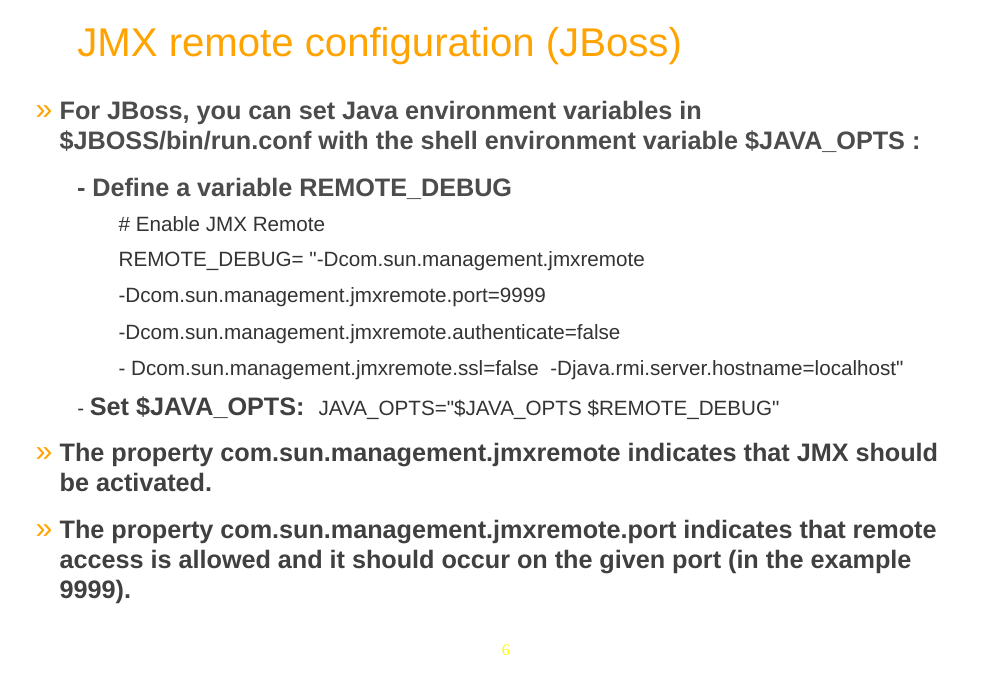
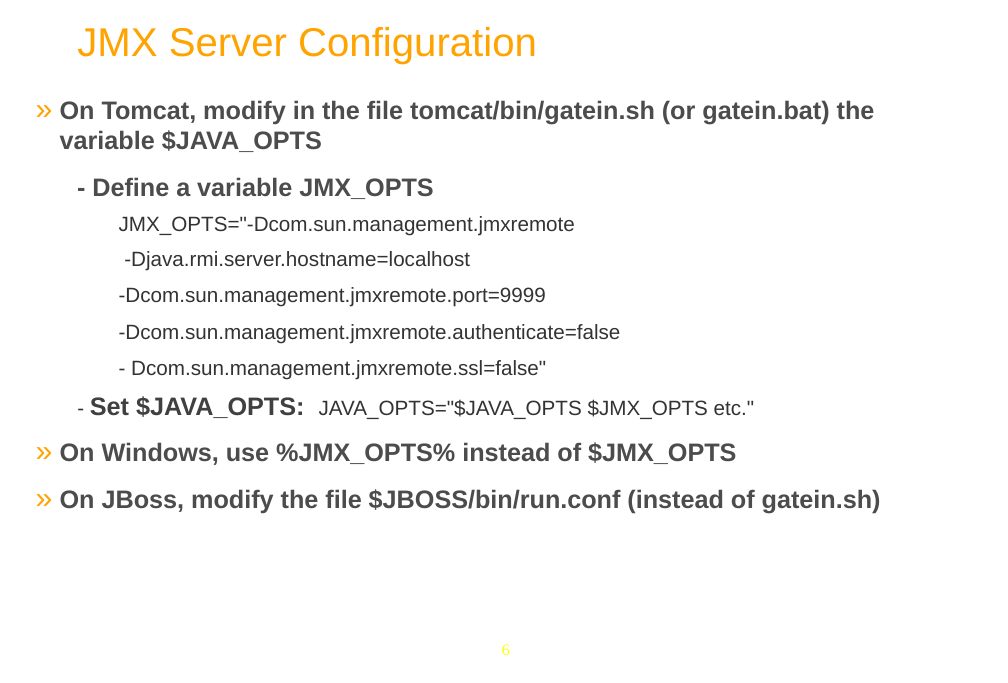
Before and after one commit to anhvurz90/training, a slide deck: slide 6 of exo-sysAdmin/980-JMX-XSys.pptx. Drawn at 1008x683 pixels with LibreOffice and Linux fonts; fonts in the diff are those of the drawing; background and template pictures are left out. Boxes give left, top, right and bottom in pixels: in the first picture for what was removed or moved away, otherwise in the second. Text is boxed around its words. In the diff, an @@ line names an element or a change of style, - is before the commit and + after.

```diff
--- a/exo-sysAdmin/980-JMX-XSys.pptx
+++ b/exo-sysAdmin/980-JMX-XSys.pptx
@@ title at [77, 27, 537, 64]: text changed @@
-  JMX remote configuration (JBoss)
+  JMX Server Configuration
@@ text at [60, 100, 875, 271]: text changed @@
-  » For JBoss, you can set Java environment variables in $JBOSS/bin/run.conf with the shell environment variable $JAVA_OPTS :
-  - Define a variable REMOTE_DEBUG
-# Enable JMX Remote
-REMOTE_DEBUG= "-Dcom.sun.management.jmxremote
+  » On Tomcat, modify in the file tomcat/bin/gatein.sh (or gatein.bat) the variable $JAVA_OPTS
+  - Define a variable JMX_OPTS
+JMX_OPTS="-Dcom.sun.management.jmxremote
+-Djava.rmi.server.hostname=localhost
@@ text at [60, 360, 881, 513]: text changed; text colour #404040 to #4C4C4C @@
-- Dcom.sun.management.jmxremote.ssl=false -Djava.rmi.server.hostname=localhost"
-- Set $JAVA_OPTS: JAVA_OPTS="$JAVA_OPTS $REMOTE_DEBUG"
-  » The property com.sun.management.jmxremote indicates that JMX should be activated.
-  » The property com.sun.management.jmxremote.port indicates that remote access is allowed and it should occur on the given port (in the example 9999).
+- Dcom.sun.management.jmxremote.ssl=false"
+- Set $JAVA_OPTS: JAVA_OPTS="$JAVA_OPTS $JMX_OPTS etc."
+  » On Windows, use %JMX_OPTS% instead of $JMX_OPTS
+  » On JBoss, modify the file $JBOSS/bin/run.conf (instead of gatein.sh)
```
Also in this commit, not shown: 11 other slides changed, 2 slides removed, 4 other files.
